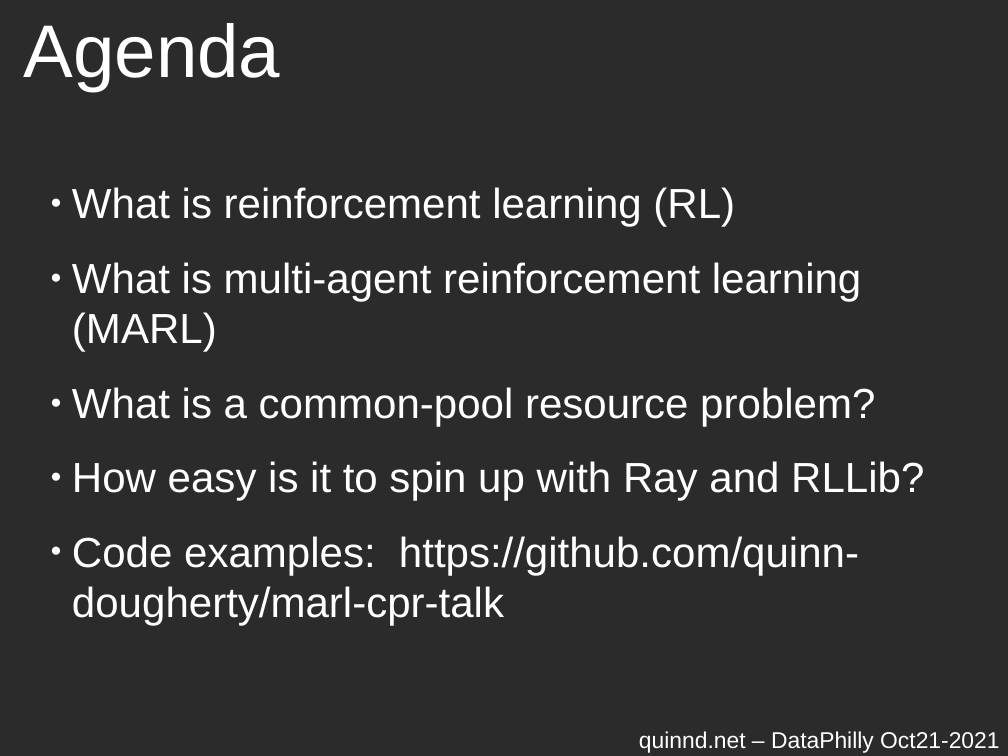
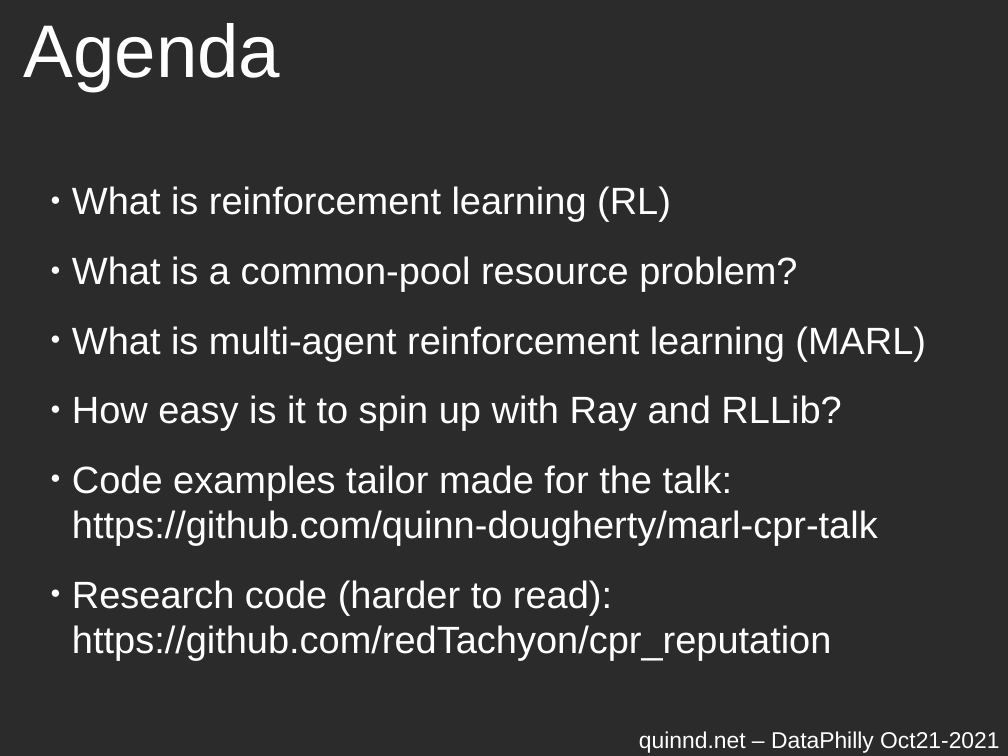
Before and after one commit to quinn-dougherty/marl-cpr-dataphilly-talk, a slide deck: slide 5 of marl-cpr-talk.odp. Drawn at 1008x756 pixels with LibreOffice and Linux fonts; fonts in the diff are those of the drawing; background and template pictures are left out; a plain dark background stands for a picture behind light text. Boxes give left, top, right and bottom in pixels: in the first picture for what was removed or moved away, otherwise in the second. Text is boxed around its words. In the diff, an @@ line names an element or a change of style, - is before the commit and + after.

Commit message:
progress on slides!

```diff
--- a/marl-cpr-talk.odp
+++ b/marl-cpr-talk.odp
@@ text at (x1=72, y1=186, x2=926, y2=430): size 33.1 to 29.9 pt in "What is reinforcement learning (RL)", "What is multi-agent reinforcement learning (MARL)", "How easy is it to spin up ..." @@
@@ text at (x1=72, y1=256, x2=797, y2=291): paragraph added @@
+● What is a common-pool resource problem?
@@ text at (x1=72, y1=387, x2=875, y2=426): paragraph removed @@
-● What is a common-pool resource problem?
@@ text at (x1=72, y1=465, x2=878, y2=660): text changed; size 33.1 to 29.9 pt @@
-● Code examples: https://github.com/quinn-dougherty/marl-cpr-talk
+● Code examples tailor made for the talk: https://github.com/quinn-dougherty/marl-cpr-talk
+● Research code (harder to read): https://github.com/redTachyon/cpr_reputation
```
Also in this commit, not shown: 5 other slides changed, 7 slides added, 2 other files.
